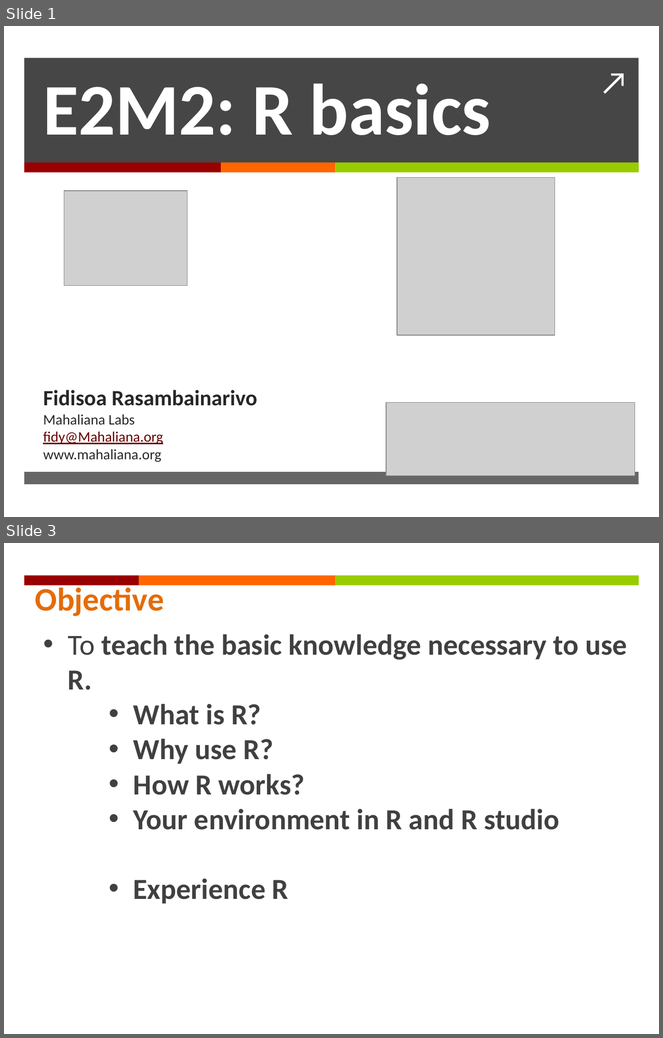
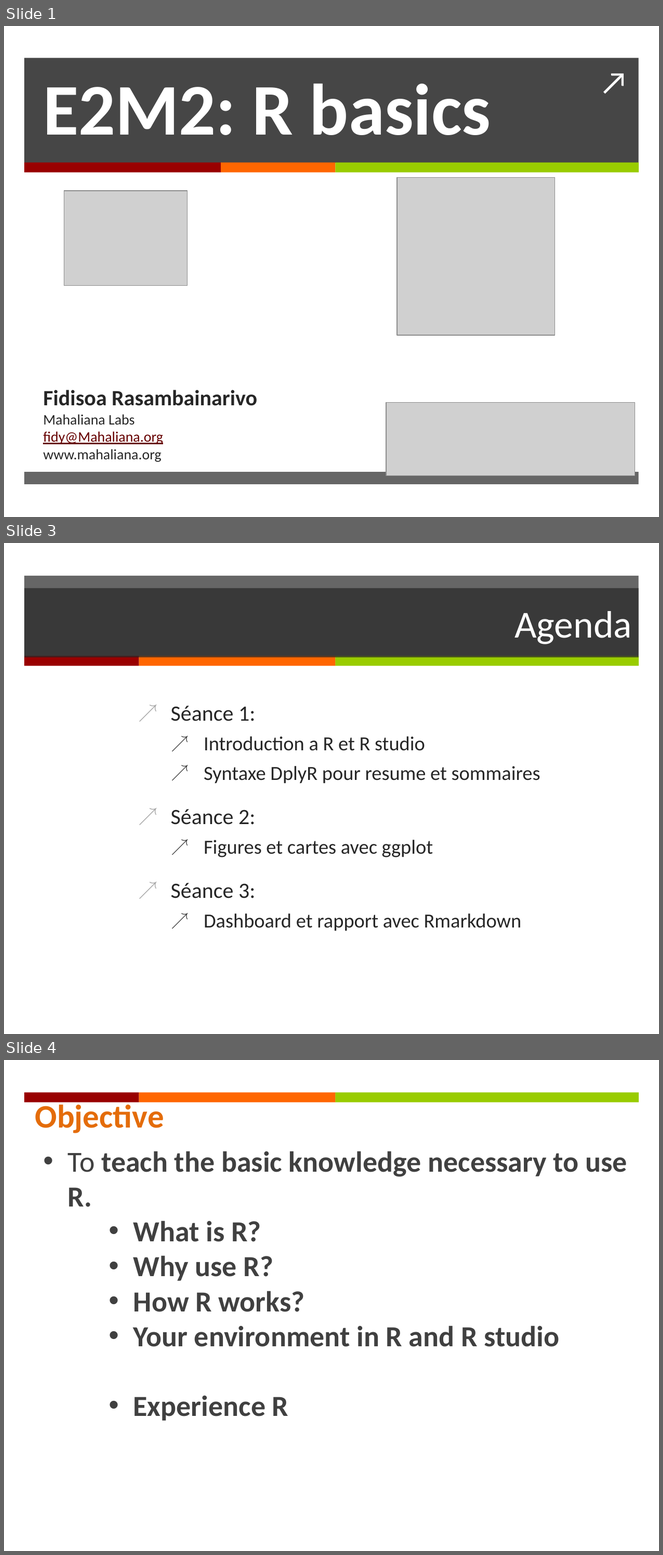
Before and after one commit to fidyras/MoH_course_2021, a slide deck: presentations/Day1_Rbasics.pptx. Shown one above the other, each under a label of ours: slides 1 and 3 before the commit, slides 1, 3 and 4 after it; the slides between them are not shown. The pictures are 663x1038 and 663x1555 pixels, drawn with LibreOffice and Linux fonts; fonts in the diff are those of the drawing; grey boxes stand for pictures. Boxes give left, top, right and bottom in pixels: in the first picture for what was removed or moved away, otherwise in the second. Text is boxed around its words. In the diff, an @@ line names an element or a change of style, - is before the commit and + after.

```diff
--- a/presentations/Day1_Rbasics.pptx
+++ b/presentations/Day1_Rbasics.pptx
@@ slide 3 added at [4, 543, 659, 1034], background #FFFFFF @@
@@ rectangle added at [24, 576, 639, 657], fill #262626 at 70% opacity @@
@@ title added at [24, 588, 639, 657], fill #262626 at 70% opacity, 42 pt, text #FFFFFF @@
+Agenda
@@ rectangle added at [24, 656, 139, 666], fill #990000 @@
@@ rectangle added at [139, 656, 336, 666], fill #FF6600 @@
@@ rectangle added at [336, 656, 639, 666], fill #99CC00 @@
@@ text added at [171, 706, 541, 931], 22 pt, text #262626 @@
+↗ Séance 1:
+  ↗ Introduction a R et R studio
+  ↗ Syntaxe DplyR pour resume et sommaires
+↗ Séance 2:
+  ↗ Figures et cartes avec ggplot
+↗ Séance 3:
+  ↗ Dashboard et rapport avec Rmarkdown
@@ what was slide 3 is now slide 4 @@
```
Also in this commit, not shown: 1 slide changed, 4 other files.
